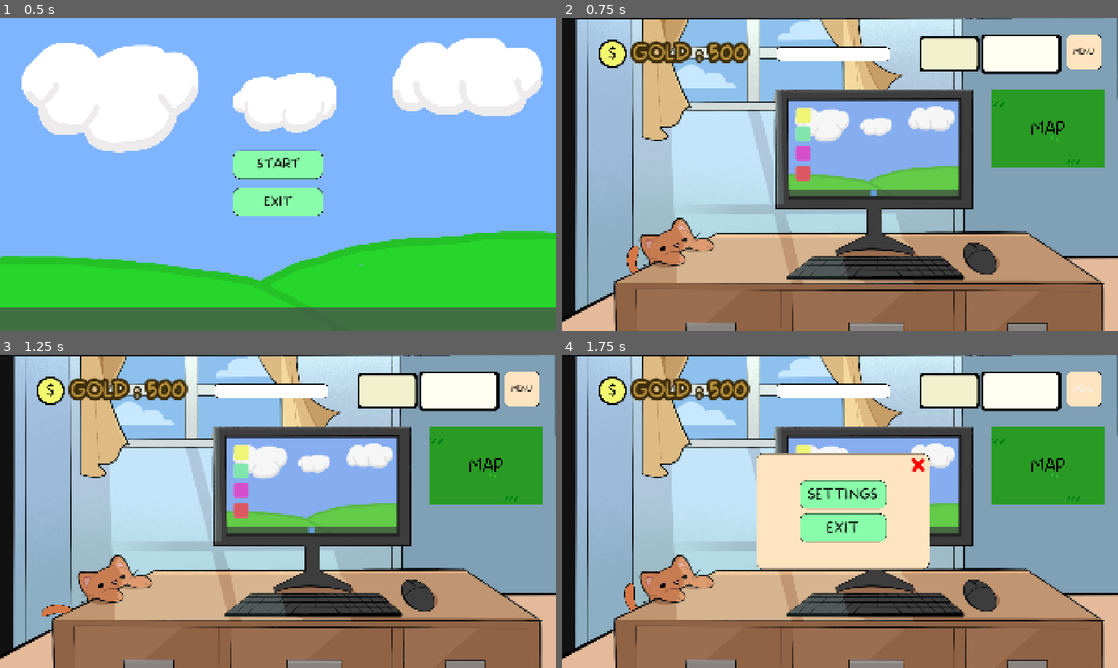
Above: before the commit, frames 1-4 (two rows, left to right).
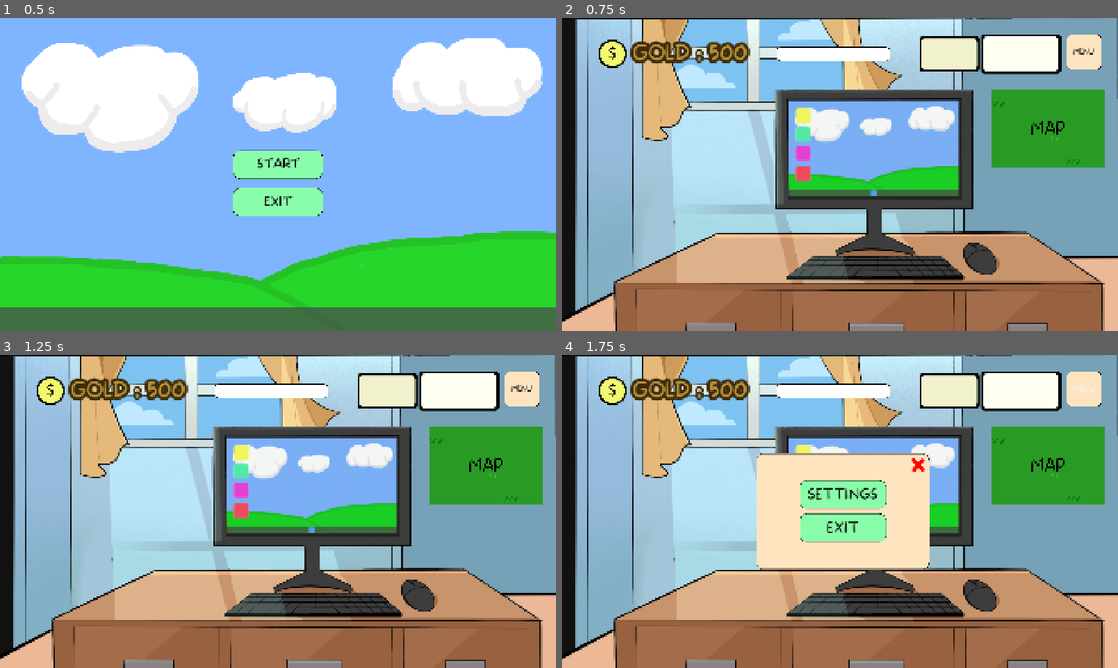
Above: after the commit, the same moments.

Repository: Gray-Alec58/gam-capstone
Game: Godot game, scene res://Scenes/start_screen.tscn
Same seed, same stepped clock (60 frames per second), same inputs: the game is played once before the commit and once after it.
Inputs:
- Up to frame 1 (0.5 s): no input
- Up to frame 2 (0.75 s): click "START" at 0.5 s
- Up to frame 3 (1.25 s): no input
- Up to frame 4 (1.75 s): click "MENU" at 1.25 s

Frame 1 is identical in both runs. In frame 2, 3.2% of the frame differs, in the area x 11-72%, y 29-82%; in frame 3, 3.2%; in frame 4, 1.8%.

Commit message:
started heagney cat interaction

Diff:
--- a/Scenes/office_scene.tscn
+++ b/Scenes/office_scene.tscn
@@ -1,12 +1,11 @@
-[gd_scene format=3 uid="uid://xh0dirwa0e74"]
+[gd_scene load_steps=9 format=3 uid="uid://xh0dirwa0e74"]
 
-[ext_resource type="Texture2D" uid="uid://b0yao7opcsfd6" path="res://Art/OfficeBackground.png" id="1_lj5is"]
+[ext_resource type="Texture2D" uid="uid://sle74y1rok8w" path="res://Art/OfficeBackgroundbch.png" id="1_tnddm"]
 [ext_resource type="Script" uid="uid://3oou6046lhpe" path="res://Scenes/Scripts/computer.gd" id="2_idq54"]
 [ext_resource type="PackedScene" uid="uid://dy30jg28ep16d" path="res://Scenes/office_ui.tscn" id="2_tnddm"]
 [ext_resource type="Texture2D" uid="uid://3qdmnfiycv3u" path="res://Art/UI_Exports/BuildingScene/ExBuiIdTab.png" id="3_s0r6g"]
 [ext_resource type="Script" uid="uid://ntfnre6lblwy" path="res://Scenes/Scripts/map_exit_area_2d.gd" id="4_rs28u"]
 [ext_resource type="FontFile" uid="uid://cg0sgnllbk1h7" path="res://Art/Fonts/more-sugar.thin.ttf" id="5_2pxgx"]
-[ext_resource type="Texture2D" uid="uid://bqfnwgqmlwf14" path="res://Art/catanims/tailspritesheet.png" id="7_2pxgx"]
 
 [sub_resource type="RectangleShape2D" id="RectangleShape2D_1ofqy"]
 size = Vector2(356.0614, 201.50003)
@@ -14,51 +13,15 @@
 [sub_resource type="RectangleShape2D" id="RectangleShape2D_5fshx"]
 size = Vector2(1917.5413, 1077.9966)
 
-[sub_resource type="AtlasTexture" id="AtlasTexture_k6nbt"]
-atlas = ExtResource("7_2pxgx")
-region = Rect2(0, 0, 1921, 1081)
+[node name="OfficeScene" type="Node2D"]
 
-[sub_resource type="AtlasTexture" id="AtlasTexture_kjj4x"]
-atlas = ExtResource("7_2pxgx")
-region = Rect2(1921, 0, 1921, 1081)
-
-[sub_resource type="AtlasTexture" id="AtlasTexture_11kio"]
-atlas = ExtResource("7_2pxgx")
-region = Rect2(0, 1081, 1921, 1081)
-
-[sub_resource type="AtlasTexture" id="AtlasTexture_8aj34"]
-atlas = ExtResource("7_2pxgx")
-region = Rect2(1921, 1081, 1921, 1081)
-
-[sub_resource type="SpriteFrames" id="SpriteFrames_rvnnr"]
-animations = [{
-"frames": [{
-"duration": 1.0,
-"texture": SubResource("AtlasTexture_k6nbt")
-}, {
-"duration": 1.0,
-"texture": SubResource("AtlasTexture_kjj4x")
-}, {
-"duration": 1.0,
-"texture": SubResource("AtlasTexture_11kio")
-}, {
-"duration": 1.0,
-"texture": SubResource("AtlasTexture_8aj34")
-}],
-"loop": 1,
-"name": &"default",
-"speed": 5.0
-}]
-
-[node name="OfficeScene" type="Node2D" unique_id=1301874127]
-
-[node name="Background" type="Sprite2D" parent="." unique_id=1174923474]
+[node name="Background" type="Sprite2D" parent="."]
 z_index = -1
 position = Vector2(960.25, 539.99994)
 scale = Vector2(0.99973947, 0.99999994)
-texture = ExtResource("1_lj5is")
+texture = ExtResource("1_tnddm")
 
-[node name="MarginContainer" type="MarginContainer" parent="Background" unique_id=1087832805]
+[node name="MarginContainer" type="MarginContainer" parent="Background"]
 anchors_preset = 15
 anchor_right = 1.0
 anchor_bottom = 1.0
@@ -73,24 +36,24 @@
 theme_override_constants/margin_right = 25
 theme_override_constants/margin_bottom = 25
 
-[node name="OfficeUI" parent="Background/MarginContainer" unique_id=1844209491 instance=ExtResource("2_tnddm")]
+[node name="OfficeUI" parent="Background/MarginContainer" instance=ExtResource("2_tnddm")]
 layout_mode = 2
 
-[node name="Computer" type="Area2D" parent="." unique_id=238663247]
+[node name="Computer" type="Area2D" parent="."]
 position = Vector2(-0.33355713, 0)
 scale = Vector2(1.6669561, 1.6666665)
 script = ExtResource("2_idq54")
 
-[node name="CollisionShape2D" type="CollisionShape2D" parent="Computer" unique_id=1461915325]
+[node name="CollisionShape2D" type="CollisionShape2D" parent="Computer"]
 position = Vector2(645.2265, 271.25003)
 shape = SubResource("RectangleShape2D_1ofqy")
 
-[node name="MapExit" type="Sprite2D" parent="." unique_id=802230950]
+[node name="MapExit" type="Sprite2D" parent="."]
 position = Vector2(1679, 383)
 scale = Vector2(0.20338544, 0.24953705)
 texture = ExtResource("3_s0r6g")
 
-[node name="Label" type="Label" parent="MapExit" unique_id=963132044]
+[node name="Label" type="Label" parent="MapExit"]
 anchors_preset = 8
 anchor_left = 0.5
 anchor_top = 0.5
@@ -107,21 +70,14 @@
 theme_override_font_sizes/font_size = 250
 text = "MAP"
 
-[node name="MapExitArea2D" type="Area2D" parent="MapExit" unique_id=844726637]
+[node name="MapExitArea2D" type="Area2D" parent="MapExit"]
 position = Vector2(44.25095, 705.306)
 script = ExtResource("4_rs28u")
 
-[node name="CollisionShape2D" type="CollisionShape2D" parent="MapExit/MapExitArea2D" unique_id=545513655]
+[node name="CollisionShape2D" type="CollisionShape2D" parent="MapExit/MapExitArea2D"]
 position = Vector2(-44.250954, -705.30615)
 scale = Vector2(0.99999964, 0.9999994)
 shape = SubResource("RectangleShape2D_5fshx")
 
-[node name="AnimatedSprite2D" type="AnimatedSprite2D" parent="." unique_id=170619737]
-z_index = -1
-position = Vector2(966.00006, 538)
-scale = Vector2(0.99999994, 0.9999999)
-sprite_frames = SubResource("SpriteFrames_rvnnr")
-autoplay = "default"
-
 [connection signal="input_event" from="Computer" to="Computer" method="_on_input_event"]
 [connection signal="input_event" from="MapExit/MapExitArea2D" to="MapExit/MapExitArea2D" method="_on_input_event"]
--- a/project.godot
+++ b/project.godot
@@ -12,7 +12,7 @@
 
 config/name="GAM_Capstone"
 run/main_scene="uid://ddkswpsnmco8s"
-config/features=PackedStringArray("4.7", "GL Compatibility")
+config/features=PackedStringArray("4.5", "GL Compatibility")
 config/icon="res://icon.svg"
 
 [autoload]
Binary file added: Art/OfficeBackgroundbch.png
Not shown, added: Art/OfficeBackgroundbch.png.import
Binary file added: Art/catbody01.png
Binary file added: Art/catpawanim01.png
Not shown, added: Art/catpawanim01.png.import
Binary file added: Art/catpawanim02.png
Not shown, added: Art/catpawanim02.png.import
Binary file added: Art/catpawanim03.png
Not shown, added: Art/catpawanim03.png.import
Binary file added: Art/catpawanim04.png
Not shown, added: Art/catpawanim04.png.import
Not shown, added: GameFiles/Global Scripts/GlobalTimer.gd.uid
